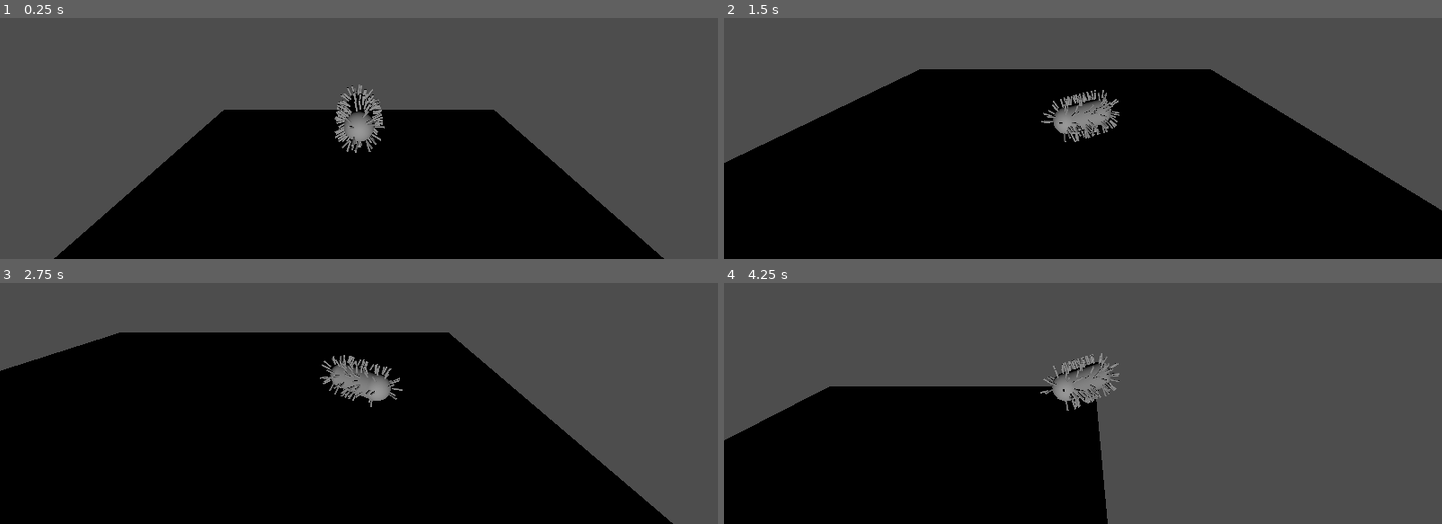
Above: before the commit, frames 1-4 (two rows, left to right).
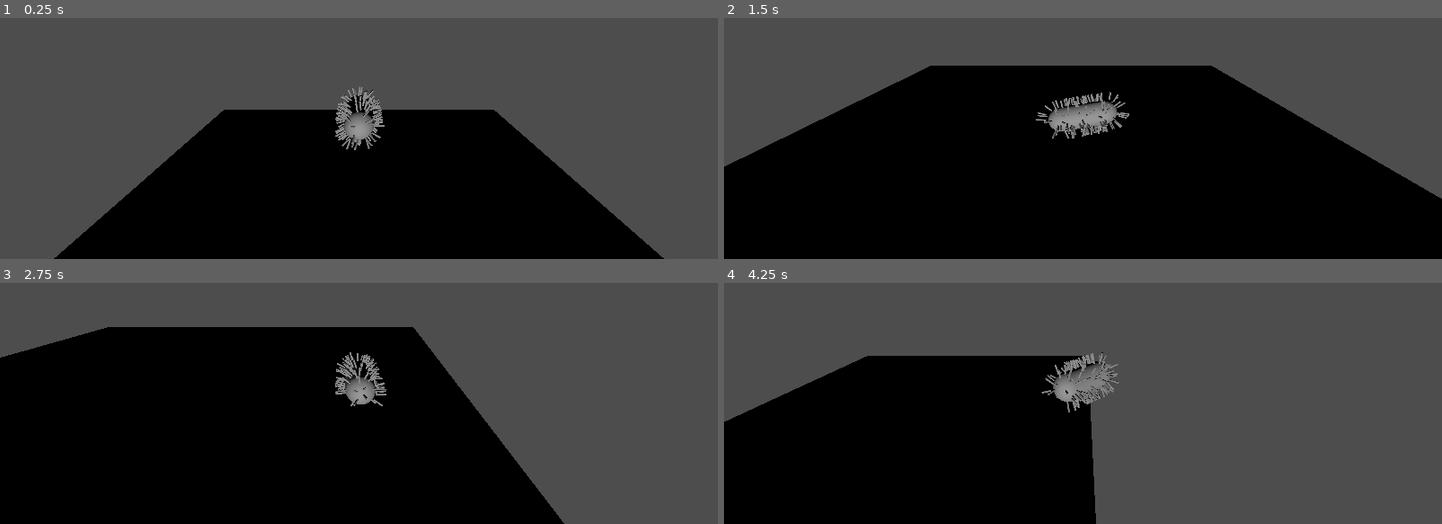
Above: after the commit, the same moments.

Repository: NR5P/bio-mission
Game: Godot game, scene res://main.tscn
Two runs of this game, one before a commit and one after it. Both use one fixed random seed, a clock stepped at 60 frames per second and the inputs below.
Inputs:
- Up to frame 1 (0.25 s): no input
- Up to frame 2 (1.5 s): hold D 0.53-1.28 s; hold Shift 0.53-1.28 s; tap Space at 0.77, 0.8, 1.07, 1.35 s; hold S from 1.28 s (still down)
- Up to frame 3 (2.75 s): tap Space at 1.52, 1.82, 2.3 s; tap Shift at 1.55 s; release S at 2.03 s; hold D from 2.03 s (still down); hold Shift from 2.03 s (still down)
- Up to frame 4 (4.25 s): release D at 2.78 s; release Shift at 2.78 s; hold W 2.78-3.53 s; tap Shift at 2.85 s; tap Space at 3.02, 3.32 s; hold A from 3.53 s (still down); hold Space from 3.53 s (still down)

The runs differ from the first frame. In frame 1, 0.5% of the frame differs, in the area x 46-54%, y 27-56%; in frame 2, 2.8%; in frame 3, 10%, in the area x 0-94%, y 18-100%; in frame 4, 6.0%.

Commit message:
more bateria like movements

Diff:
--- a/bacteria.gd
+++ b/bacteria.gd
@@ -1,34 +1,47 @@
 extends CharacterBody3D
 
-@export var speed := 7.0
-@export var vertical_speed := 6.0
-@export var turn_speed_deg := 160.0  # how fast it turns
+@export var max_speed := 7.0
+@export var accel := 10.0
+@export var drag := 3.0              # lower = more glide (more “bacteria”)
+
+@export var vertical_max_speed := 5.0
+@export var vertical_accel := 10.0
+@export var vertical_drag := 3.0
+
+@export var turn_speed_deg := 140.0
+@export var turn_smooth := 7.0       # lower = floatier turn, higher = snappier
+
+var turn_input := 0.0
 
 func _physics_process(delta: float) -> void:
-	# Get the active camera
-	var cam := get_viewport().get_camera_3d()
-	if cam == null:
-		return
+	var target_turn := float(Input.is_key_pressed(KEY_D)) - float(Input.is_key_pressed(KEY_A))
+	var throttle := float(Input.is_key_pressed(KEY_W)) - float(Input.is_key_pressed(KEY_S))
+	var updown := float(Input.is_key_pressed(KEY_SPACE)) - float(Input.is_key_pressed(KEY_SHIFT))
 
-	# Inputs
-	var turn := float(Input.is_key_pressed(KEY_D)) - float(Input.is_key_pressed(KEY_A))  # A/D
-	var throttle := float(Input.is_key_pressed(KEY_W)) - float(Input.is_key_pressed(KEY_S))  # W/S
-	var iy := float(Input.is_key_pressed(KEY_SPACE)) - float(Input.is_key_pressed(KEY_SHIFT))  # up/down
+	# Smooth turning (no robotic snap)
+	turn_input = lerp(turn_input, target_turn, 1.0 - exp(-turn_smooth * delta))
+	rotation.y += deg_to_rad(turn_speed_deg) * turn_input * delta
 
-	# --- Turn the bacteria like a car (yaw rotation) ---
-	rotation.y += deg_to_rad(turn_speed_deg) * turn * delta
-
-	# --- Move forward/back in the bacteria's facing direction ---
-	# In Godot, -Z is "forward" for a Node3D
+	# Desired horizontal velocity (in facing direction)
 	var forward := -global_transform.basis.z
 	forward.y = 0
 	forward = forward.normalized()
 
-	var move_dir := forward * throttle
+	var desired_hvel := forward * (throttle * max_speed)
 
-	# Apply velocity
-	velocity.x = move_dir.x * speed
-	velocity.z = move_dir.z * speed
-	velocity.y = iy * vertical_speed
+	# Current horizontal velocity
+	var hvel := Vector3(velocity.x, 0.0, velocity.z)
+
+	# Accelerate / drag
+	var a := accel if abs(throttle) > 0.001 else drag
+	hvel = hvel.lerp(desired_hvel, 1.0 - exp(-a * delta))
+
+	velocity.x = hvel.x
+	velocity.z = hvel.z
+
+	# Vertical floaty motion
+	var desired_v := updown * vertical_max_speed
+	var a_v := vertical_accel if abs(updown) > 0.001 else vertical_drag
+	velocity.y = lerp(velocity.y, desired_v, 1.0 - exp(-a_v * delta))
 
 	move_and_slide()
--- a/visual.gd
+++ b/visual.gd
@@ -1,21 +1,55 @@
 extends Node3D
 
-@export var wobble_speed := 2.2
-@export var wobble_amount := 0.06
+@export var wobble_speed: float = 7.5
+@export var wobble_amount: float = 0.14
+
+@export var tilt_amount_deg: float = 16.0
+@export var pitch_amount_deg: float = 10.0
+@export var follow_smooth: float = 10.0
+
+@export var assumed_max_speed: float = 7.0
 
 @onready var body: MeshInstance3D = $Body
+@onready var bacteria: CharacterBody3D = get_parent() as CharacterBody3D
 
-var t := 0.0
-var base_scale := Vector3.ONE
+var t: float = 0.0
+var base_body_scale: Vector3 = Vector3.ONE
 
 func _ready() -> void:
-	base_scale = body.scale
+	base_body_scale = body.scale
 
 func _process(delta: float) -> void:
-	t += delta * wobble_speed
+	if bacteria == null:
+		return
 
-	# Subtle non-uniform scale wobble
-	var sx := 1.0 + sin(t * 1.00) * wobble_amount
-	var sy := 1.0 + sin(t * 1.37) * wobble_amount
-	var sz := 1.0 + sin(t * 1.71) * wobble_amount
-	body.scale = Vector3(base_scale.x * sx, base_scale.y * sy, base_scale.z * sz)
+	t += delta
+
+	# Horizontal speed 0..1
+	var hvel: Vector3 = Vector3(bacteria.velocity.x, 0.0, bacteria.velocity.z)
+	var speed01: float = clamp(hvel.length() / assumed_max_speed, 0.0, 1.0)
+
+	# Always slightly alive, more when moving
+	var swim: float = 0.25 + 0.75 * speed01
+
+	# Blob squish / pulse
+	var s1: float = float(sin(t * wobble_speed)) * wobble_amount * swim
+	var s2: float = float(sin(t * wobble_speed * 1.4 + 1.7)) * wobble_amount * swim
+
+	var sx: float = 1.0 + s1
+	var sy: float = 1.0 - (s1 * 0.6) + (s2 * 0.2)
+	var sz: float = 1.0 + s2
+
+	body.scale = base_body_scale * Vector3(sx, sy, sz)
+
+	# Swimming tilt (bank + pitch) from input
+	var turn: float = float(Input.is_key_pressed(KEY_D)) - float(Input.is_key_pressed(KEY_A))
+	var throttle: float = float(Input.is_key_pressed(KEY_W)) - float(Input.is_key_pressed(KEY_S))
+
+	var target_roll: float = deg_to_rad(-turn * tilt_amount_deg) * swim
+	var target_pitch: float = deg_to_rad(throttle * pitch_amount_deg) * swim
+
+	var target_rot: Vector3 = Vector3(target_pitch, 0.0, target_roll)
+
+	# Smooth visual rotation (does not affect physics)
+	var k: float = 1.0 - exp(-follow_smooth * delta)
+	rotation = rotation.lerp(target_rot, k)
